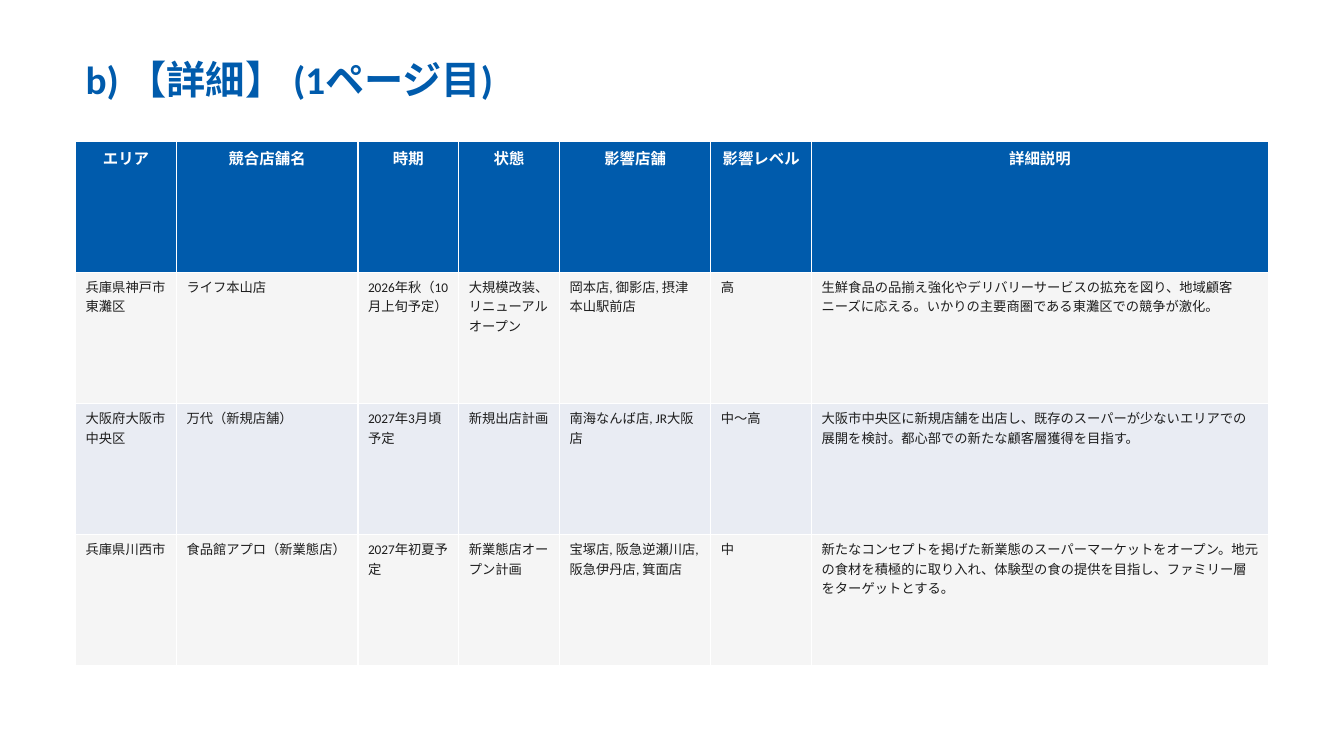
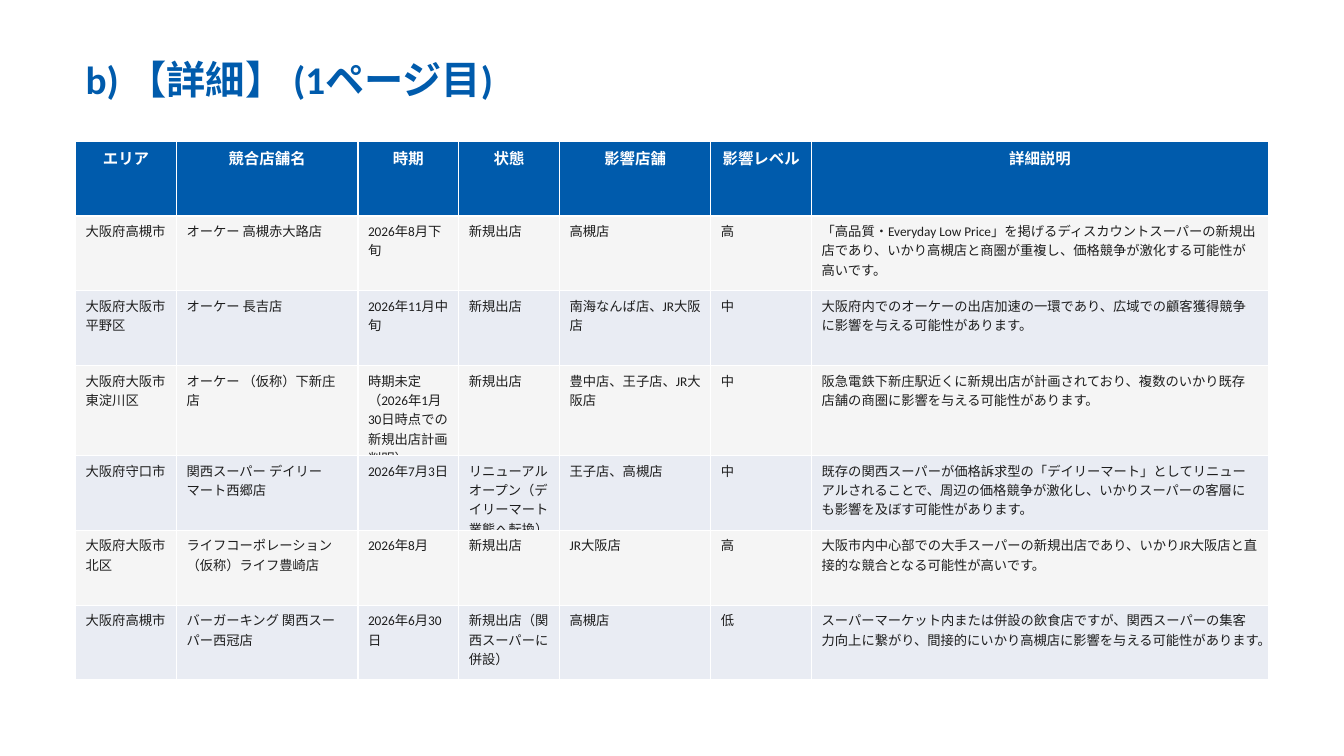
Before and after one commit to yutatbgt-bit/Competitive-research, a slide deck: slide 3 of report/2026_06_28_competitive_report_no_limit.pptx. Drawn at 1344x756 pixels with LibreOffice and Linux fonts; fonts in the diff are those of the drawing. Boxes give left, top, right and bottom in pixels: in the first picture for what was removed or moved away, otherwise in the second. Text is boxed around its words. In the diff, an @@ line names an element or a change of style, - is before the commit and + after.

```diff
--- a/report/2026_06_28_competitive_report_no_limit.pptx
+++ b/report/2026_06_28_competitive_report_no_limit.pptx
@@ table at box(76, 141, 1268, 669) @@
-row 2: 兵庫県神戸市東灘区 | ライフ本山店 | 2026年秋（10月上旬予定） | 大規模改装、リニューアルオープン | 岡本店, 御影店, 摂津本山駅前店 | 高 | 生鮮食品の品揃え強化やデリバリーサービスの拡充を図り、地域顧客ニーズに応える。いかりの主要商圏である東灘区での競争が激化。
-row 3: 大阪府大阪市中央区 | 万代（新規店舗） | 2027年3月頃予定 | 新規出店計画 | 南海なんば店, JR大阪店 | 中～高 | 大阪市中央区に新規店舗を出店し、既存のスーパーが少ないエリアでの展開を検討。都心部での新たな顧客層獲得を目指す。
-row 4: 兵庫県川西市 | 食品館アプロ（新業態店） | 2027年初夏予定 | 新業態店オープン計画 | 宝塚店, 阪急逆瀬川店, 阪急伊丹店, 箕面店 | 中 | 新たなコンセプトを掲げた新業態のスーパーマーケットをオープン。地元の食材を積極的に取り入れ、体験型の食の提供を目指し、ファミリー層をターゲットとする。
+row 2: 大阪府高槻市 | オーケー 高槻赤大路店 | 2026年8月下旬 | 新規出店 | 高槻店 | 高 | 「高品質・Everyday Low Price」を掲げるディスカウントスーパーの新規出店であり、いかり高槻店と商圏が重複し、価格競争が激化する可能性が高いです。
+row 3: 大阪府大阪市平野区 | オーケー 長吉店 | 2026年11月中旬 | 新規出店 | 南海なんば店、JR大阪店 | 中 | 大阪府内でのオーケーの出店加速の一環であり、広域での顧客獲得競争に影響を与える可能性があります。
+row 4: 大阪府大阪市東淀川区 | オーケー （仮称）下新庄店 | 時期未定（2026年1月30日時点での新規出店計画判明） | 新規出店 | 豊中店、王子店、JR大阪店 | 中 | 阪急電鉄下新庄駅近くに新規出店が計画されており、複数のいかり既存店舗の商圏に影響を与える可能性があります。
+row 5: 大阪府守口市 | 関西スーパー デイリーマート西郷店 | 2026年7月3日 | リニューアルオープン（デイリーマート業態へ転換） | 王子店、高槻店 | 中 | 既存の関西スーパーが価格訴求型の「デイリーマート」としてリニューアルされることで、周辺の価格競争が激化し、いかりスーパーの客層にも影響を及ぼす可能性があります。
+row 6: 大阪府大阪市北区 | ライフコーポレーション （仮称）ライフ豊崎店 | 2026年8月 | 新規出店 | JR大阪店 | 高 | 大阪市内中心部での大手スーパーの新規出店であり、いかりJR大阪店と直接的な競合となる可能性が高いです。
+row 7: 大阪府高槻市 | バーガーキング 関西スーパー西冠店 | 2026年6月30日 | 新規出店（関西スーパーに併設） | 高槻店 | 低 | スーパーマーケット内または併設の飲食店ですが、関西スーパーの集客力向上に繋がり、間接的にいかり高槻店に影響を与える可能性があります。
```
Also in this commit, not shown: 4 other slides changed, 1 slide added, 7 other files.
